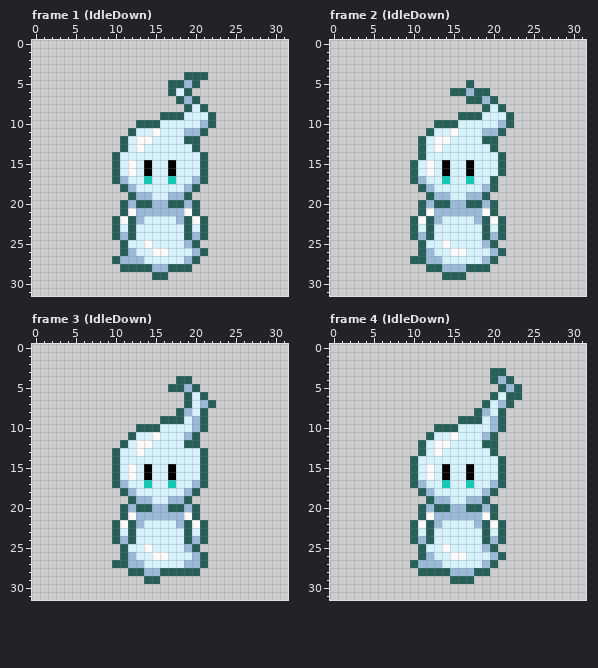
Pixel-art file, stored at art/OV/Alcine/Alcineov.aseprite. The picture above is the old version.
32x32 pixels, 55 frames. Shown: frame 1 (IdleDown), frame 2 (IdleDown), frame 3 (IdleDown), frame 4 (IdleDown). The commit also changed other frames, which this record leaves out.
The result:
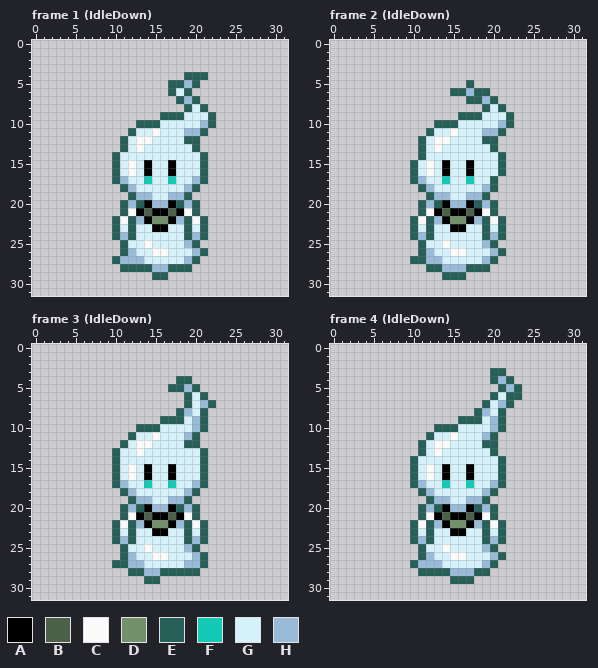
Palette (. is transparent): A #000000  B #4d6049  C #fafafa  D #73916b  E #275f59  F #14cab7  G #d5f2fa  H #99bbd8
Change:
layer "Layer 2" now shown
Frame 1 (IdleDown), layer "Layer 2":
y 20: x 14 E -> A; x 17 E -> A
y 21: x 13..18 HHHHHH -> ABAABA
y 22: x 14..17 GGGG -> ADDA
y 23: x 15..16 GG -> AA
Frame 2 (IdleDown), layer "Layer 2": the same change as frame 1 (IdleDown)
Frame 3 (IdleDown), layer "Layer 2": the same change as frame 1 (IdleDown)
Frame 4 (IdleDown), layer "Layer 2": the same change as frame 1 (IdleDown)
Boxes around the changes in both pictures, in picture pixels (x1, y1, x2, y2):
changed: (136, 200, 184, 232)
changed: (434, 200, 482, 232)
changed: (136, 504, 184, 536)
changed: (434, 504, 482, 536)
